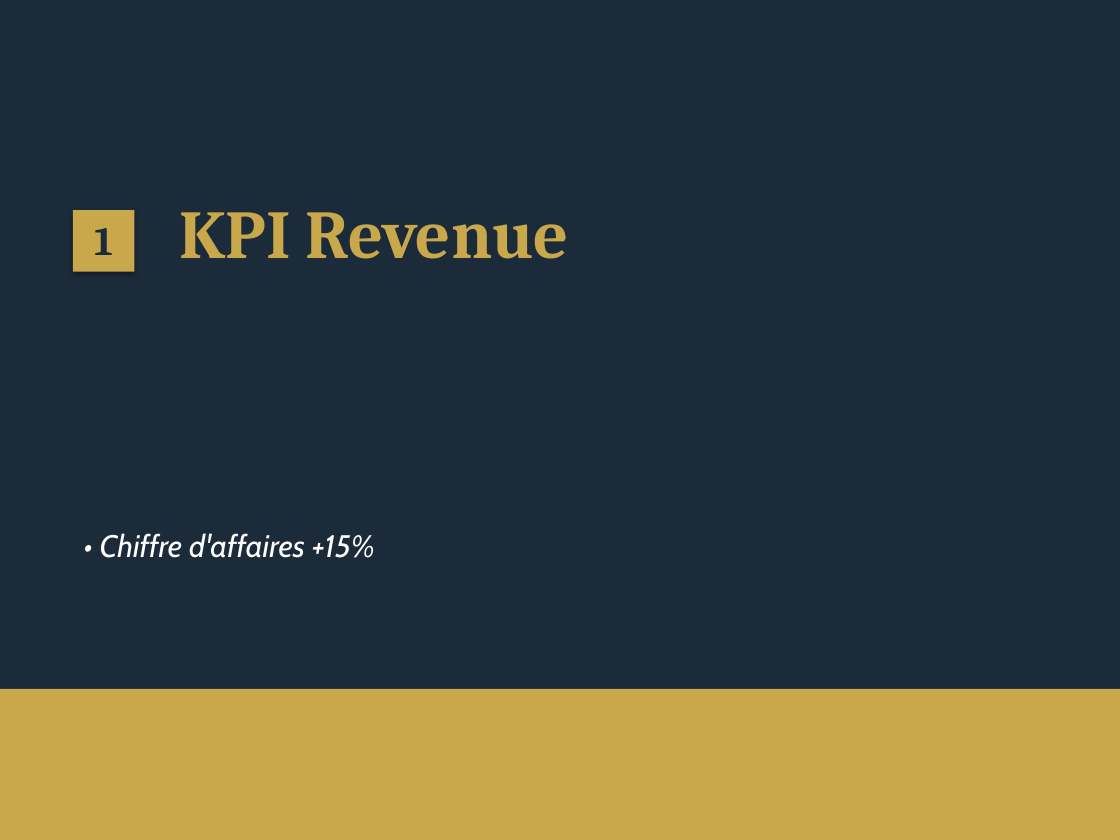
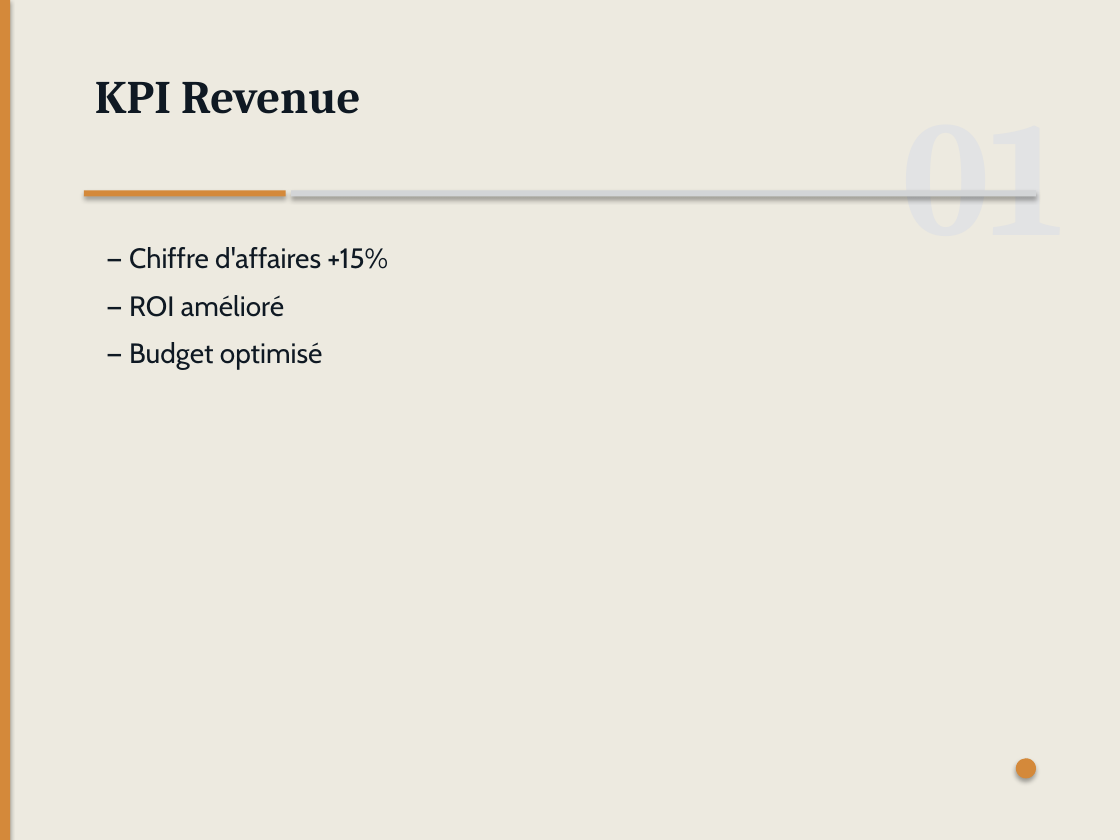
Before and after one commit to matisselebretonmatisselebreton-arch/salut, a slide deck: slide 2 of input/test_corporate_redesigned.pptx. Drawn at 1120x840 pixels with LibreOffice and Linux fonts; fonts in the diff are those of the drawing. Boxes give left, top, right and bottom in pixels: in the first picture for what was removed or moved away, otherwise in the second. Text is boxed around its words. In the diff, an @@ line names an element or a change of style, - is before the commit and + after.

```diff
--- a/input/test_corporate_redesigned.pptx
+++ b/input/test_corporate_redesigned.pptx
@@ background #1C2B3A to #EDEAE0 @@
@@ rectangle added at [0, 0, 10, 840], fill #D4893A @@
@@ text "KPI Revenue": place and size @@
-text "KPI Revenue" at [179, 212, 569, 259]
+text "KPI Revenue" at [95, 82, 360, 114]
@@ text "KPI Revenue" at [95, 82, 360, 114]: size 44 to 30 pt, text colour #C8A84B to #0F1923 @@
@@ rectangle added at [84, 190, 286, 196], fill #D4893A @@
@@ rectangle added at [291, 190, 1036, 196], fill #D3D5D7 @@
@@ text added at [902, 194, 1064, 201], 105 pt, text #E2E3E4, bold @@
+01
@@ rectangle removed at [73, 211, 134, 272] @@
@@ text removed at [94, 228, 113, 255] @@
-1
@@ text at [129, 247, 388, 370]: text changed; size 20 to 18 pt; text colour #FFFFFF to #0F1923; italic off @@
-• Chiffre d'affaires +15%
+— Chiffre d'affaires +15%
+— ROI amélioré
+— Budget optimisé
@@ rectangle removed at [0, 689, 1120, 840] @@
@@ ellipse added at [1016, 758, 1036, 778], fill #D4893A @@
```
Also in this commit, not shown: 4 other slides changed.
